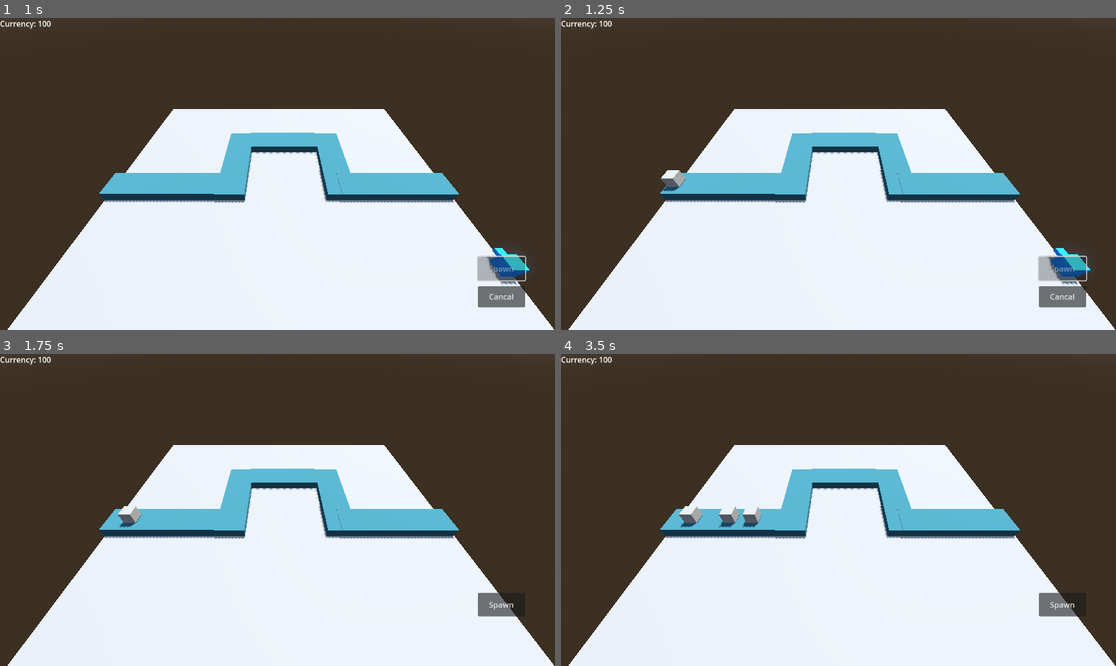
Above: before the commit, frames 1-4 (two rows, left to right).
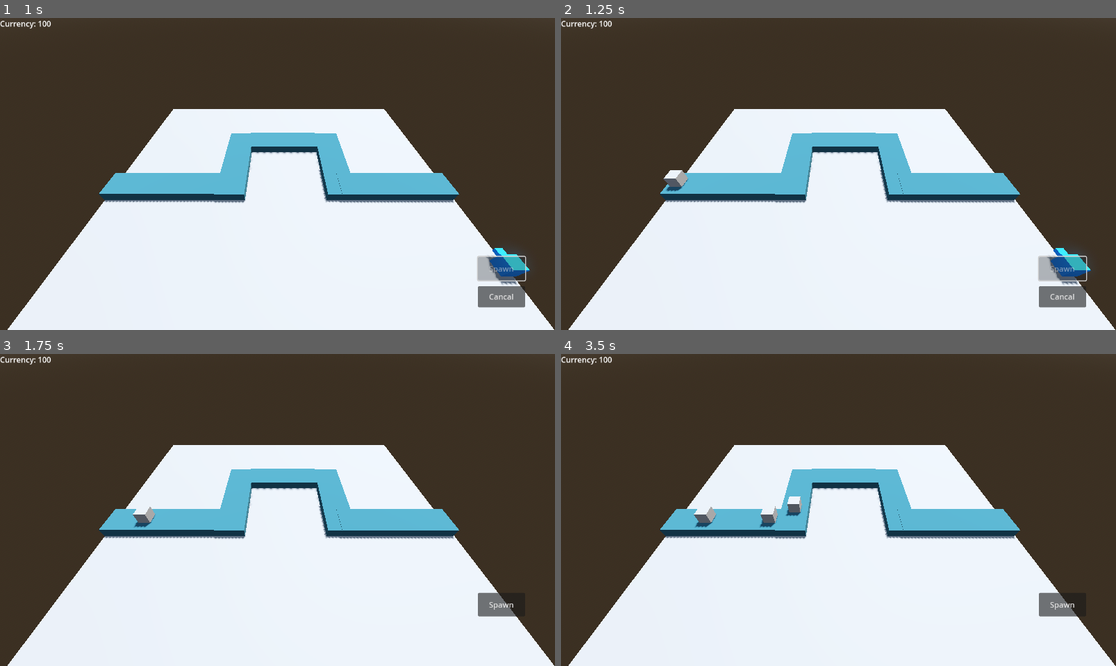
Above: after the commit, the same moments.

Repository: BurnabySouthGameDev/TowerDefence
Game: Godot game, scene res://Scenes/main.tscn
The game is run twice, just before and just after one commit, with the same random seed, the same clock (stepped at 60 frames per second) and the same inputs.
Inputs:
- Up to frame 1 (1 s): click "Spawn" at 0.5 s
- Up to frame 2 (1.25 s): no input
- Up to frame 3 (1.75 s): click "Cancal" at 1.25 s
- Up to frame 4 (3.5 s): click "Spawn" at 2 s; click "Cancal" at 2.75 s

Frame 1 is identical in both runs. In frame 2, 0.1% of the frame differs, in the area x 17-23%, y 48-56%; in frame 3, 0.3%; in frame 4, 1.0%, in the area x 21-44%, y 45-56%.

Commit message:
Made enemy speed proportional to fps

Diff:
--- a/Scenes/enemy.tscn
+++ b/Scenes/enemy.tscn
@@ -7,6 +7,7 @@
 [node name="PathFollow3D" type="PathFollow3D"]
 loop = false
 script = ExtResource("1_bbien")
+speed = 5.0
 
 [node name="enemy" type="CharacterBody3D" parent="."]
 collision_layer = 2
--- a/Scripts/enemy.gd
+++ b/Scripts/enemy.gd
@@ -10,27 +10,13 @@
 	path.append(Vector3i(5.32, 2, 0))
 	path.append(Vector3i(14.35, 2, 0))
 	print(path)
+	assert(get_parent() is Path3D)
 
 func _process(delta: float) -> void:
-	if $".".get_parent() is Path3D and progress_ratio != 1:
-		$".".progress += speed/10
-		if progress_ratio >= 1.0:
-			# Later can add some thing like - 10 HP
-			var currency_label = get_tree().root.get_node("Main/GameUI/CurrencyDisplay/CurrencyLabel")
-			currency_label.subtract(50)
-			print("ememy reach the end of the path")
-			queue_free()
-	#else:
-	#	get_tree().quit()
-
-	# Unused for now
-
-	#Makes the enemy move to each point
-	#Speed can be adjusted with the float in the move_toward method
-	#if path.is_empty():
-	#	return
-	#else:
-	#	var target_position = path.front()
-	#	global_position = global_position.move_toward(target_position, 0.05)
-	#	if global_position.is_equal_approx(target_position):
-	#		path.pop_front()
+	progress += speed * delta
+	if progress_ratio >= 1.0:
+		# Later can add some thing like - 10 HP
+		var currency_label = get_tree().root.get_node("Main/GameUI/CurrencyDisplay/CurrencyLabel")
+		currency_label.subtract(50)
+		print("ememy reach the end of the path")
+		queue_free()
